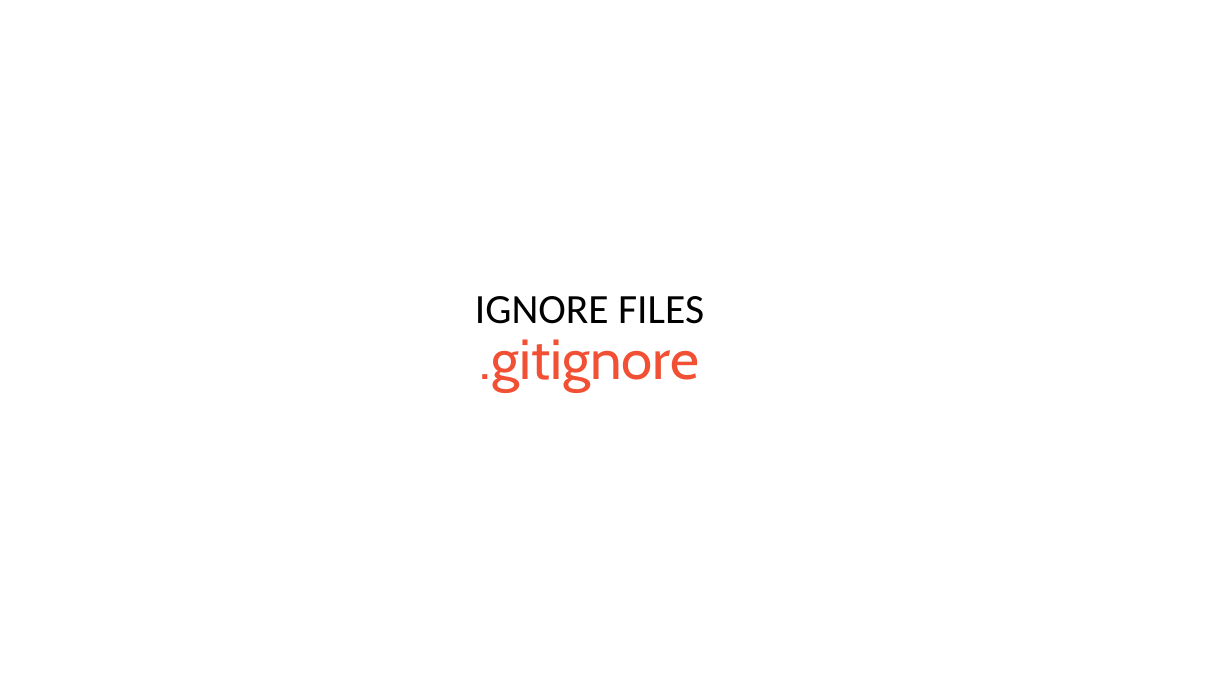
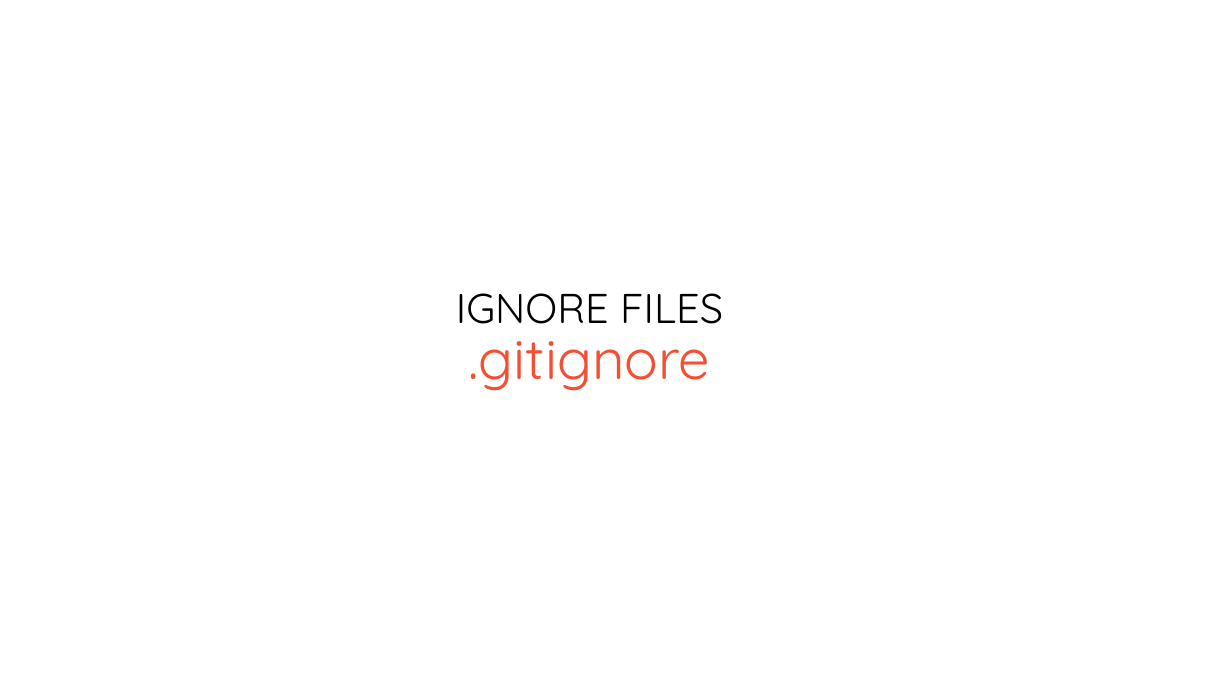
Before and after one commit to bogdanbujdea/git102, a slide deck: slide 28 of Course 1.pptx (slide 29 before the commit). Drawn at 1232x693 pixels with LibreOffice and Linux fonts; fonts in the diff are those of the drawing. Boxes give left, top, right and bottom in pixels: in the first picture for what was removed or moved away, otherwise in the second. Text is boxed around its words. In the diff, an @@ line names an element or a change of style, - is before the commit and + after.

Commit message:
changed all fonts to Century Gothic

```diff
--- a/Course 1.pptx
+++ b/Course 1.pptx
@@ title "IGNORE FILES" at (x1=456, y1=293, x2=723, y2=324): font Calibri to Quicksand @@
@@ text ".gitignore" at (x1=469, y1=321, x2=711, y2=391): font Cabin to Quicksand @@
```
Also in this commit, not shown: 28 other slides changed, 1 slide removed.
